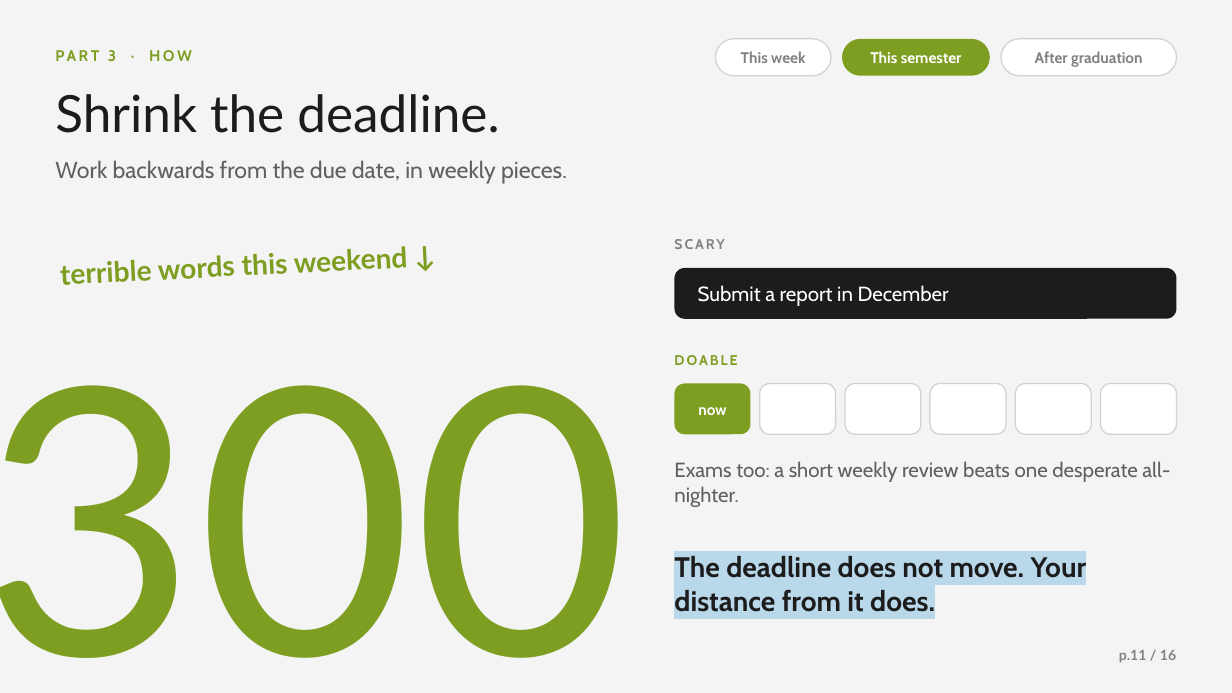
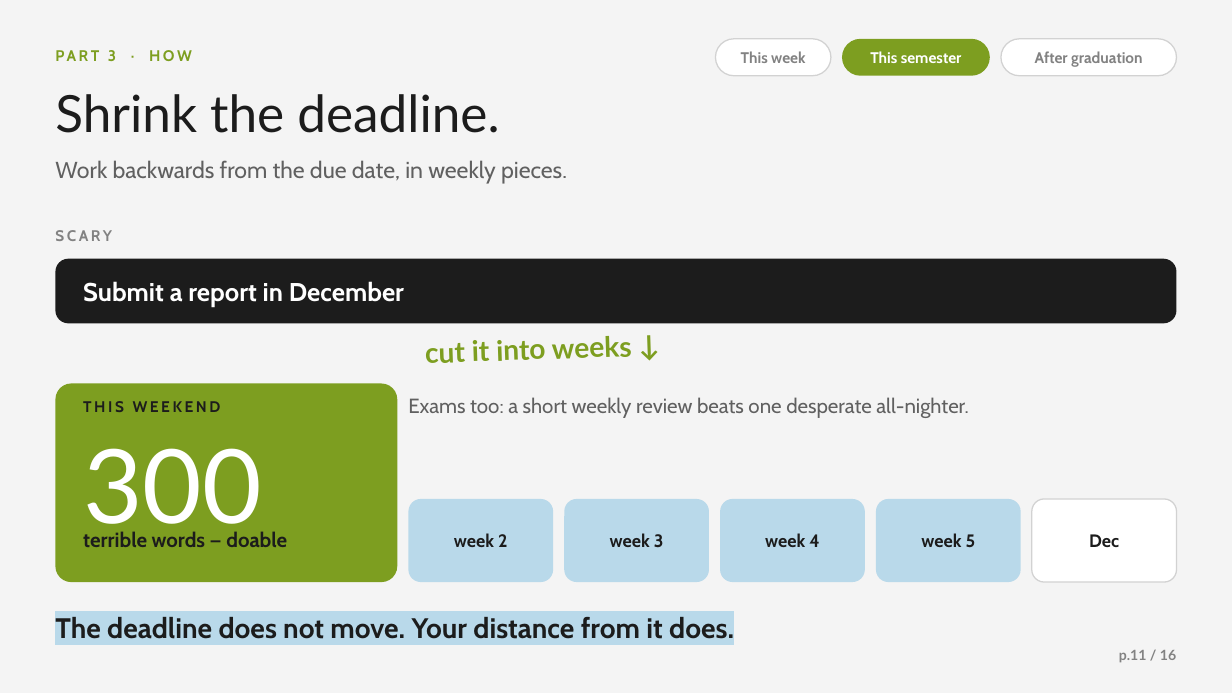
Before and after one commit to Kyson-CCHEN/English-presentation, a slide deck: slide 11 of Planning_Is_the_Pressure.pptx. Drawn at 1232x693 pixels with LibreOffice and Linux fonts; fonts in the diff are those of the drawing; background and template pictures are left out. Boxes give left, top, right and bottom in pixels: in the first picture for what was removed or moved away, otherwise in the second. Text is boxed around its words. In the diff, an @@ line names an element or a change of style, - is before the commit and + after.

Commit message:
Refine layouts: task pile drop, wider bars, centred loop, clearer deadline slide

```diff
--- a/Planning_Is_the_Pressure.pptx
+++ b/Planning_Is_the_Pressure.pptx
@@ text "SCARY": place and size @@
-text "SCARY" at <box>674,239,724,249</box>
+text "SCARY" at <box>55,230,112,241</box>
@@ text "SCARY" at <box>55,230,112,241</box>: size 11 to 12 pt, letter spacing 1.5 to 2 pt @@
@@ rounded rectangle: place and size @@
-rounded rectangle at <box>675,268,1177,319</box>
+rounded rectangle at <box>55,259,1177,323</box>
@@ text "Submit a report in December": place and size @@
-text "Submit a report in December" at <box>698,285,949,306</box>
+text "Submit a report in December" at <box>83,281,404,307</box>
@@ text "Submit a report in December" at <box>83,281,404,307</box>: size 16 to 20 pt, bold on @@
@@ text added at <box>425,336,632,363</box>, 22 pt, text #7D9E20, bold @@
+cut it into weeks ↓
@@ text removed at <box>674,355,737,365</box> @@
-DOABLE
@@ rounded rectangle added at <box>55,384,397,582</box>, fill #7D9E20 @@
@@ rounded rectangle removed at <box>675,384,750,434</box> @@
@@ rounded rectangle removed at <box>760,384,836,434</box> @@
@@ rounded rectangle removed at <box>845,384,921,434</box> @@
@@ rounded rectangle removed at <box>1016,384,1092,434</box> @@
@@ text at <box>83,401,221,412</box>: text changed; size 22 to 12 pt; font Lato to Cabin; text colour #7D9E20 to #1C1C1C @@
-terrible words this weekend ↓
+THIS WEEKEND
@@ text "THIS WEEKEND" at <box>83,401,221,412</box>: rotation 357 to 0 degrees @@
@@ text "Exams too: a short weekly ..." rewrapped from <box>674,461,1170,507</box> to <box>408,397,969,418</box> @@
@@ text removed at <box>698,407,726,415</box> @@
-now
@@ text "300": place and size @@
-text "300" at <box>0,385,629,658</box>
+text "300" at <box>83,448,262,541</box>
@@ text "300" at <box>83,448,262,541</box>: size 290 to 80 pt, text colour #7D9E20 to #FFFFFF; vertical alignment bottom to top @@
@@ rounded rectangle: place and size @@
-rounded rectangle at <box>931,384,1006,434</box>
+rounded rectangle at <box>409,499,554,582</box>
@@ rounded rectangle at <box>409,499,554,582</box>: fill #FFFFFF to #B9D9EA; outline #D2D2D2 1 pt to none; proportions changed @@
@@ rounded rectangle at <box>565,499,710,582</box>: fill #FFFFFF to #B9D9EA; outline #D2D2D2 1 pt to none; proportions changed @@
@@ rounded rectangle: place and size @@
-rounded rectangle at <box>1101,384,1177,434</box>
+rounded rectangle at <box>565,499,710,582</box>
@@ rounded rectangle added at <box>720,499,865,582</box>, fill #B9D9EA @@
@@ rounded rectangle added at <box>876,499,1021,582</box>, fill #B9D9EA @@
@@ rounded rectangle added at <box>1032,499,1177,582</box>, fill #FFFFFF, outline #D2D2D2 1 pt @@
@@ text added at <box>83,531,287,547</box>, 16 pt, text #1C1C1C, bold @@
+terrible words — doable
@@ text added at <box>454,533,508,547</box>, 14 pt, text #1C1C1C, bold @@
+week 2
@@ text added at <box>610,533,664,548</box>, 14 pt, text #1C1C1C, bold @@
+week 3
@@ text added at <box>765,533,819,547</box>, 14 pt, text #1C1C1C, bold @@
+week 4
@@ text added at <box>921,533,976,547</box>, 14 pt, text #1C1C1C, bold @@
+week 5
@@ text added at <box>1089,534,1119,547</box>, 14 pt, text #1C1C1C, bold @@
+Dec
@@ text "The deadline does not move. ..." rewrapped from <box>674,554,1087,612</box> to <box>55,617,734,639</box> @@
```
Also in this commit, not shown: 6 other slides changed.
